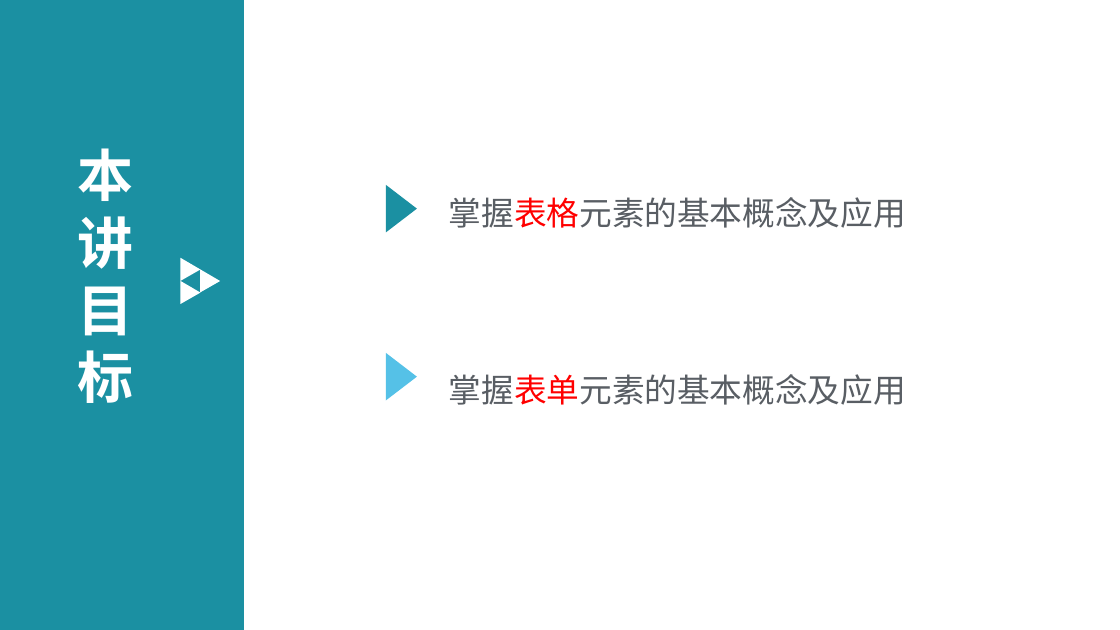
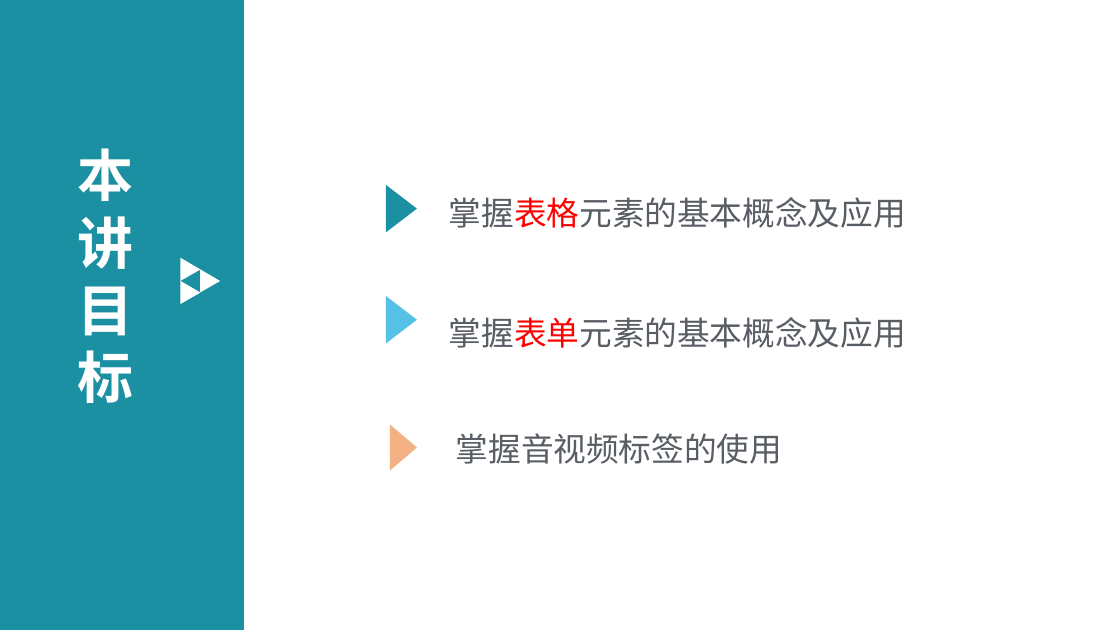
Before and after one commit to edu2act/course-web1, a slide deck: slide 2 of materials/slides/ch03-htmlBasic2.pptx. Drawn at 1120x630 pixels with LibreOffice and Linux fonts; fonts in the diff are those of the drawing; background and template pictures are left out. Boxes give left, top, right and bottom in pixels: in the first picture for what was removed or moved away, otherwise in the second. Text is boxed around its words. In the diff, an @@ line names an element or a change of style, - is before the commit and + after.

```diff
--- a/materials/slides/ch03-htmlBasic2.pptx
+++ b/materials/slides/ch03-htmlBasic2.pptx
@@ triangle: place and size @@
-triangle at (386, 353, 417, 401)
+triangle at (386, 296, 417, 344)
@@ text "掌握表单元素的基本概念及应用": place and size @@
-text "掌握表单元素的基本概念及应用" at (449, 374, 906, 405)
+text "掌握表单元素的基本概念及应用" at (449, 317, 906, 348)
@@ triangle added at (390, 425, 417, 471), fill #F4B183 @@
@@ text added at (456, 433, 782, 464), 28 pt, text #595E64 @@
+掌握音视频标签的使用
```
Also in this commit, not shown: 4 other slides changed, 8 slides added, 6 slides removed, 9 other files.
